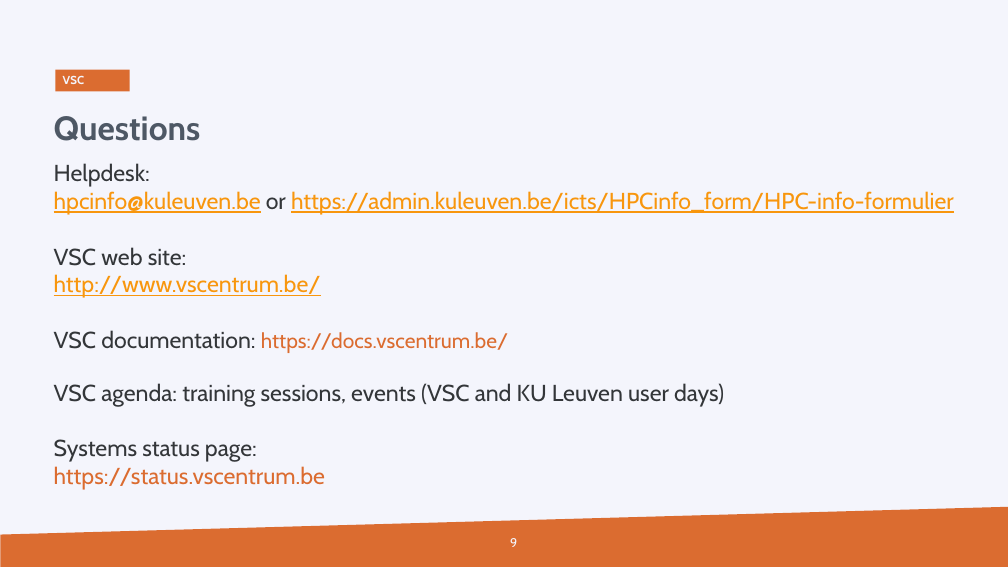
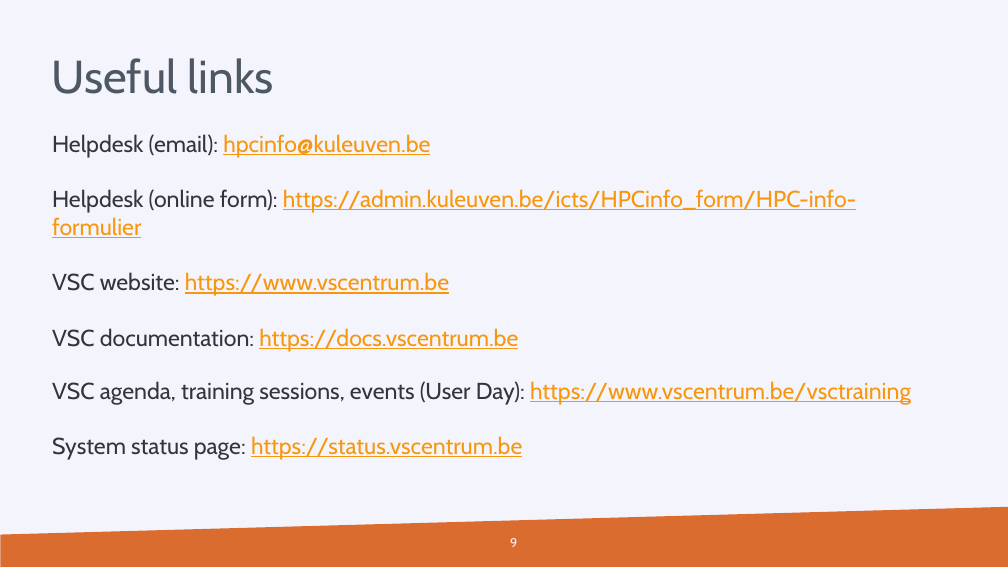
Before and after one commit to hpcleuven/HPC-intro, a slide deck: slide 9 of VSCintro-demo.pptx. Drawn at 1008x567 pixels with LibreOffice and Linux fonts; fonts in the diff are those of the drawing; background and template pictures are left out. Boxes give left, top, right and bottom in pixels: in the first picture for what was removed or moved away, otherwise in the second. Text is boxed around its words. In the diff, an @@ line names an element or a change of style, - is before the commit and + after.

```diff
--- a/VSCintro-demo.pptx
+++ b/VSCintro-demo.pptx
@@ text added at (51,58,274,94), 44 pt, text #4E5865 @@
+Useful links
@@ rectangle removed at (55,70,129,91) @@
-VSC
@@ text removed at (54,116,201,141) @@
-Questions
@@ text "Helpdesk (email): hpcinfo@kuleuven.be" at (52,134,911,460): vertical alignment top to middle @@
@@ text at (52,134,911,460): text changed; text colour #333639 to #F8960D @@
-Helpdesk:
-hpcinfo@kuleuven.be or https://admin.kuleuven.be/icts/HPCinfo_form/HPC-info-formulier
-VSC web site:
-http://www.vscentrum.be/
-VSC documentation: https://docs.vscentrum.be/
-VSC agenda: training sessions, events (VSC and KU Leuven user days)
-Systems status page:
-https://status.vscentrum.be
+Helpdesk (email): hpcinfo@kuleuven.be
+Helpdesk (online form): https://admin.kuleuven.be/icts/HPCinfo_form/HPC-info-formulier
+VSC website: https://www.vscentrum.be
+VSC documentation: https://docs.vscentrum.be
+VSC agenda, training sessions, events (User Day): https://www.vscentrum.be/vsctraining
+System status page: https://status.vscentrum.be
```
Also in this commit, not shown: 8 other slides changed, 2 other files.
